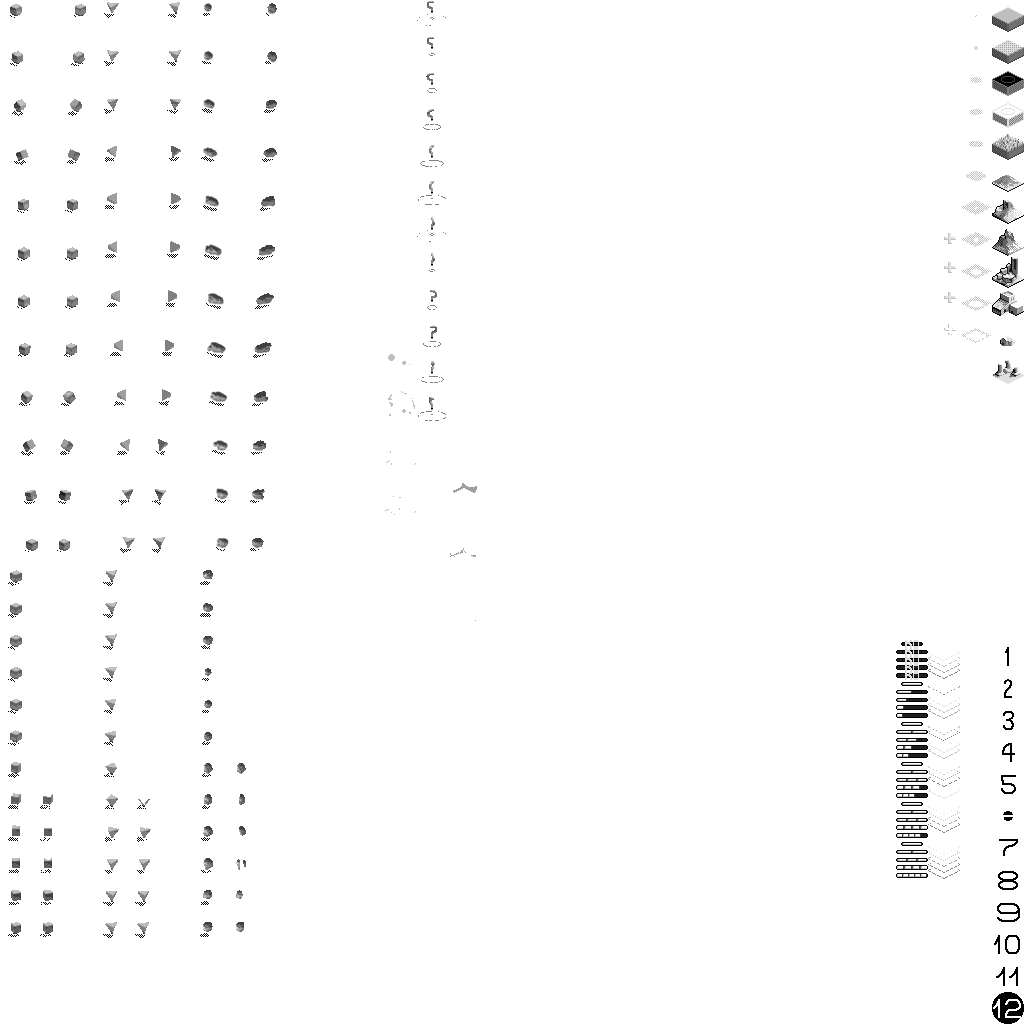
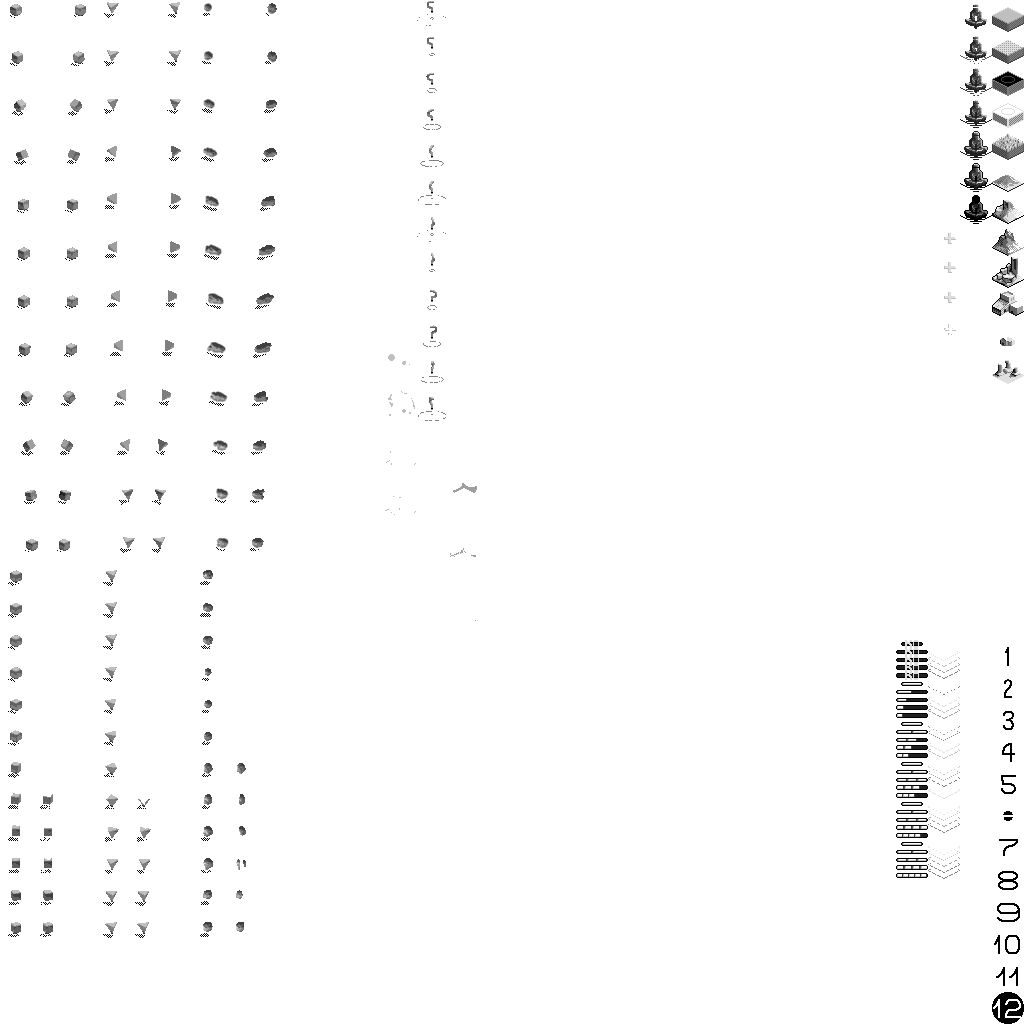
Comparing the layer stacks of the two 1024px x 1024px images. Changes:
pixels changed over bbox(960, 4, 992, 343) (layer not identified)
